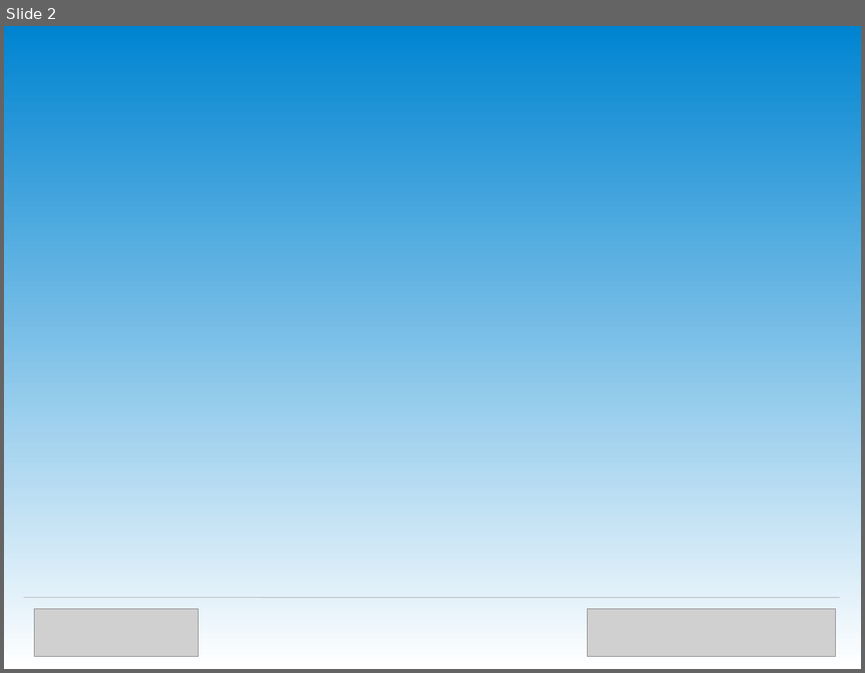
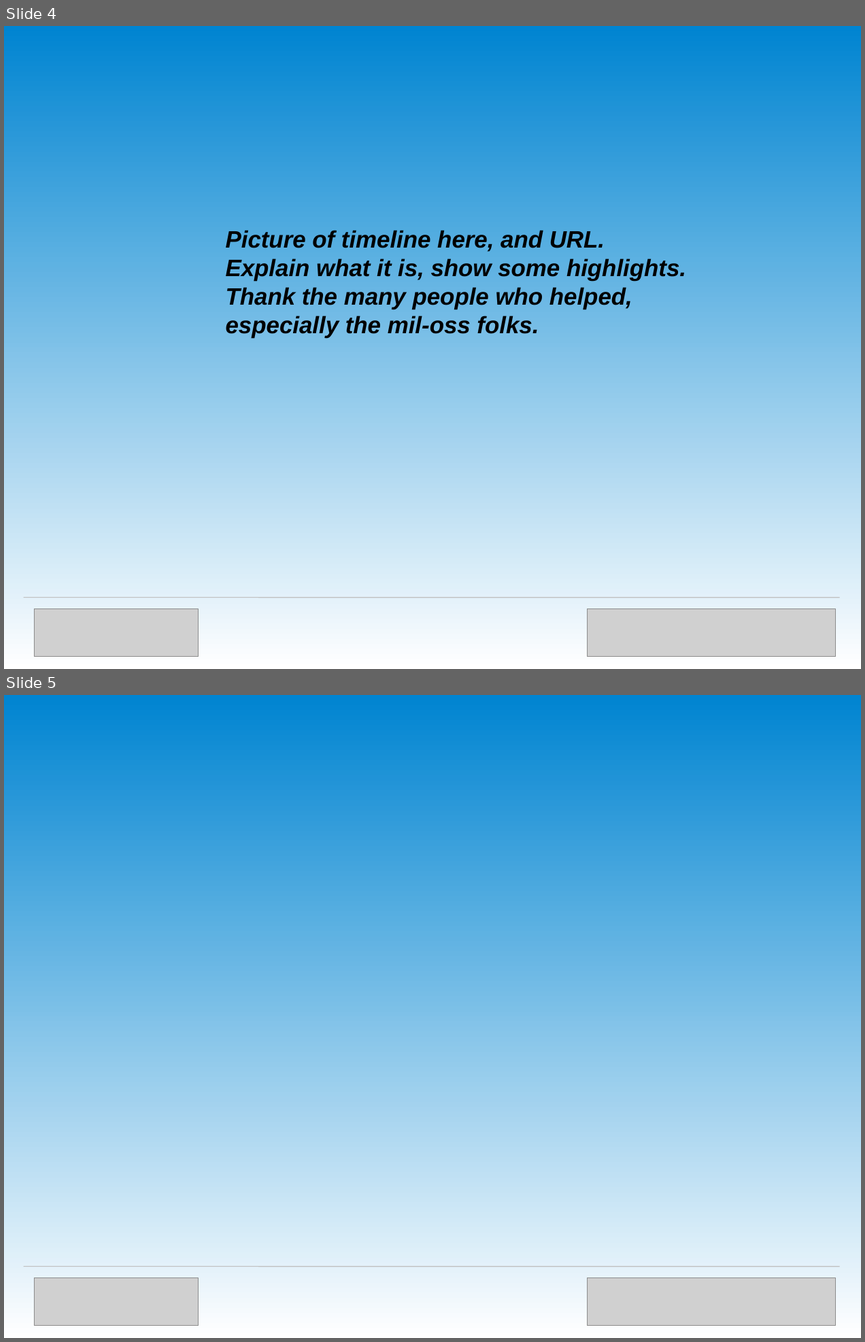
Before and after one commit to OpenTechStrategies/timelines, a slide deck: us-govt-open-source.odp. Shown one above the other, each under a label of ours: slide 2 before the commit, slides 4 and 5 after it. The pictures are 865x673 and 865x1342 pixels, drawn with LibreOffice and Linux fonts; fonts in the diff are those of the drawing; grey boxes stand for pictures. Boxes give left, top, right and bottom in pixels: in the first picture for what was removed or moved away, otherwise in the second. Text is boxed around its words. In the diff, an @@ line names an element or a change of style, - is before the commit and + after.

```diff
--- a/us-govt-open-source.odp
+++ b/us-govt-open-source.odp
@@ slide 4 added at box(4, 26, 861, 669), background gradient #0084D1 to #FFFFFF @@
@@ text added at box(226, 230, 686, 338), 22 pt, text #000000, bold, italic @@
+Picture of timeline here, and URL.
+Explain what it is, show some highlights.
+Thank the many people who helped,
+especially the mil-oss folks.
@@ line added from (24, 597) to (840, 597), #C0C0C0 0.71 pt @@
@@ picture added at box(35, 609, 198, 656) @@
@@ picture added at box(587, 609, 835, 656) @@
@@ what was slide 2 is now slide 5 @@
```
Also in this commit, not shown: 1 slide changed, 11 other slides added.
